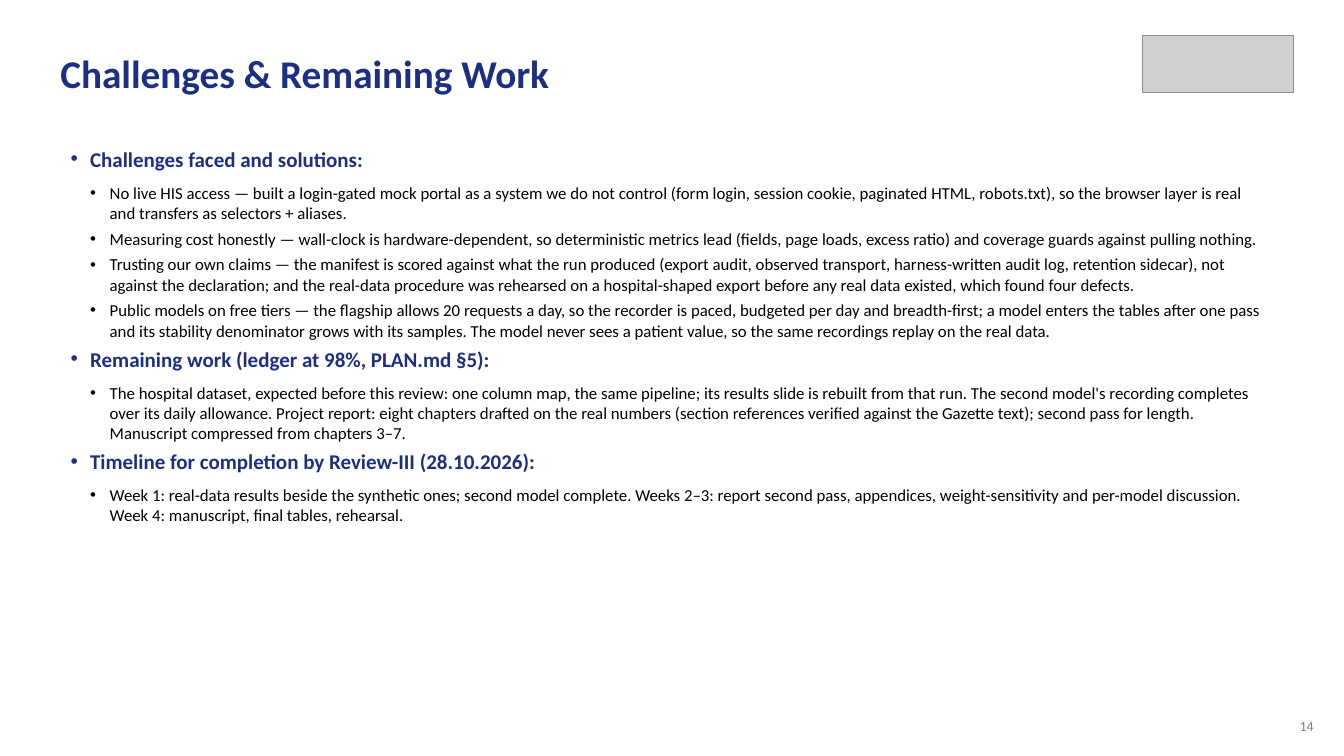
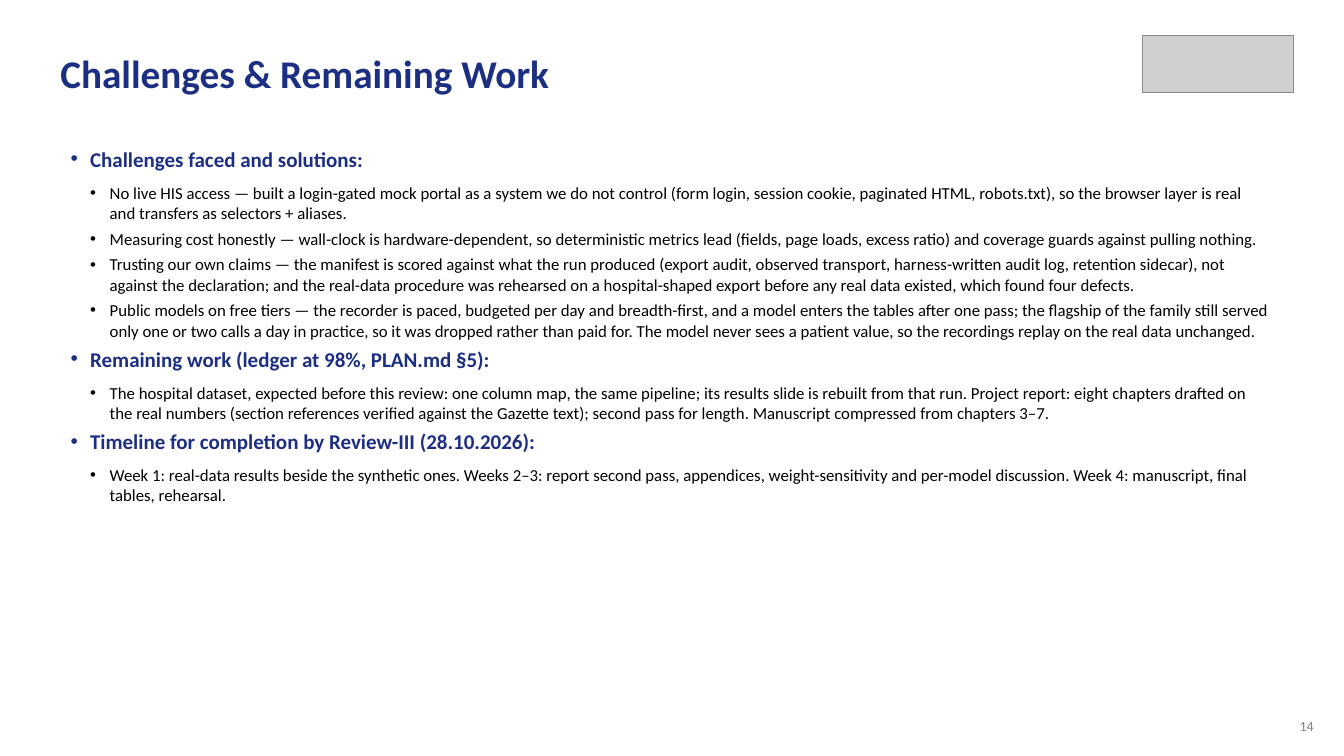
Before and after one commit to aysk1209/his-scraping-dpdp-project, a slide deck: slide 14 of Review-II.pptx. Drawn at 1344x756 pixels with LibreOffice and Linux fonts; fonts in the diff are those of the drawing; grey boxes stand for pictures. Boxes give left, top, right and bottom in pixels: in the first picture for what was removed or moved away, otherwise in the second. Text is boxed around its words. In the diff, an @@ line names an element or a change of style, - is before the commit and + after.

```diff
--- a/Review-II.pptx
+++ b/Review-II.pptx
@@ text at <box>110,304,1267,340</box>: text changed @@
-  • Public models on free tiers — the flagship allows 20 requests a day, so the recorder is paced, budgeted per day and breadth-first; a model enters the tables after one pass and its stability denominator grows with its samples. The model never sees a patient value, so the same recordings replay on the real data.
+  • Public models on free tiers — the recorder is paced, budgeted per day and breadth-first, and a model enters the tables after one pass; the flagship of the family still served only one or two calls a day in practice, so it was dropped rather than paid for. The model never sees a patient value, so the recordings replay on the real data unchanged.
@@ text at <box>110,387,1246,422</box>: text changed @@
-  • The hospital dataset, expected before this review: one column map, the same pipeline; its results slide is rebuilt from that run. The second model's recording completes over its daily allowance. Project report: eight chapters drafted on the real numbers (section references verified against the Gazette text); second pass for length. Manuscript compressed from chapters 3–7.
+  • The hospital dataset, expected before this review: one column map, the same pipeline; its results slide is rebuilt from that run. Project report: eight chapters drafted on the real numbers (section references verified against the Gazette text); second pass for length. Manuscript compressed from chapters 3–7.
@@ text at <box>110,469,1247,503</box>: text changed @@
-  • Week 1: real-data results beside the synthetic ones; second model complete. Weeks 2–3: report second pass, appendices, weight-sensitivity and per-model discussion. Week 4: manuscript, final tables, rehearsal.
+  • Week 1: real-data results beside the synthetic ones. Weeks 2–3: report second pass, appendices, weight-sensitivity and per-model discussion. Week 4: manuscript, final tables, rehearsal.
```
Also in this commit, not shown: 11 other files.
